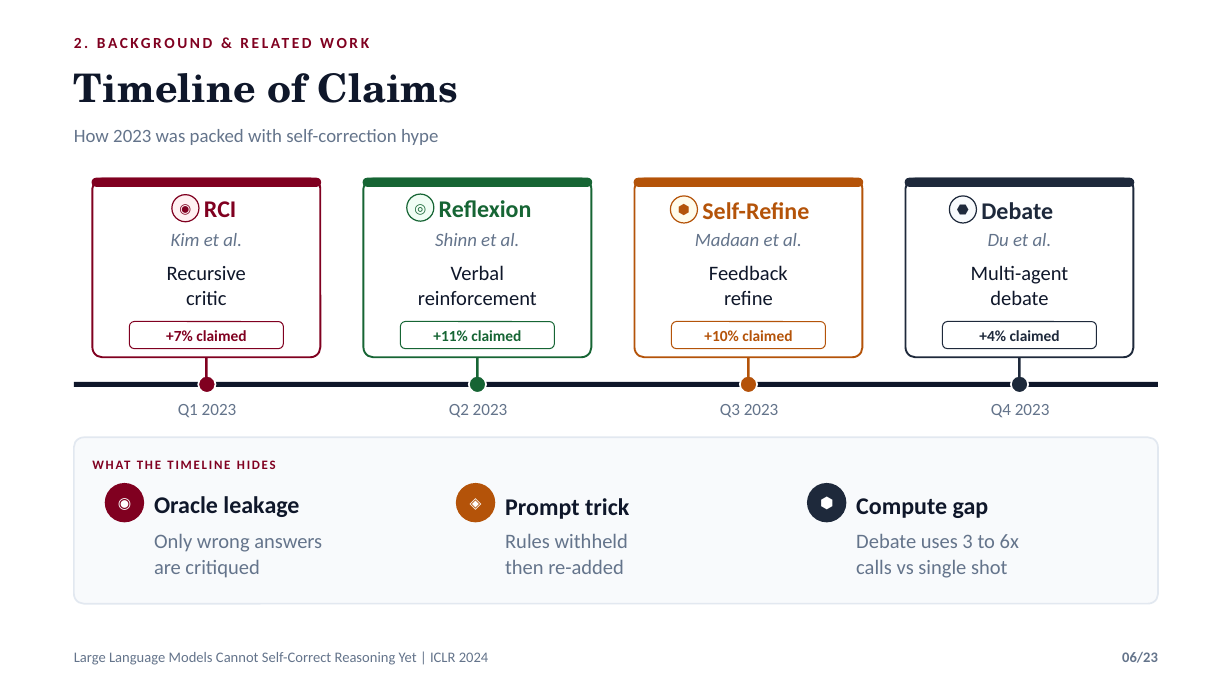
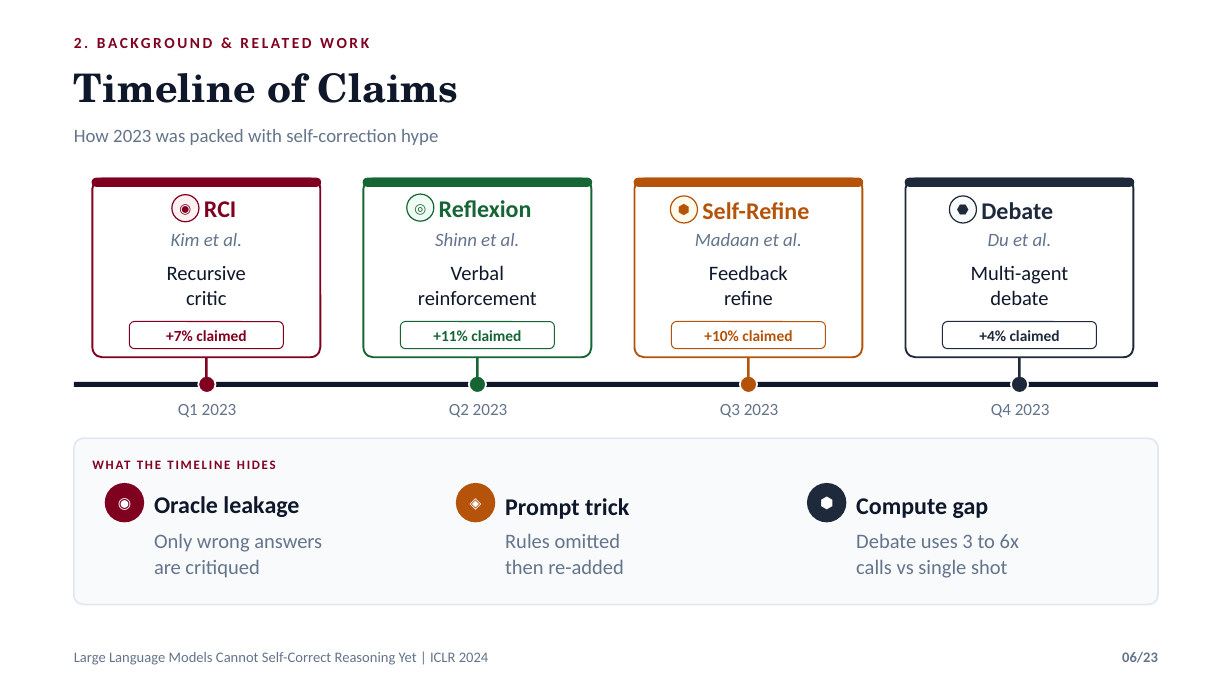
Before and after one commit to nafiskabbo/presentation, a slide deck: slide 6 of output/LLM_Self_Correction_ICLR2024_Group_Presentation-final.pptx. Drawn at 1232x693 pixels with LibreOffice and Linux fonts; fonts in the diff are those of the drawing. Boxes give left, top, right and bottom in pixels: in the first picture for what was removed or moved away, otherwise in the second. Text is boxed around its words. In the diff, an @@ line names an element or a change of style, - is before the commit and + after.

Commit message:
Update presentation materials: revise the Self-Refine description in the speech scripts to clarify the use of structured feedback checklists, and update the Bangla explanation accordingly. Ensure consistency across all related documents.

```diff
--- a/output/LLM_Self_Correction_ICLR2024_Group_Presentation-final.pptx
+++ b/output/LLM_Self_Correction_ICLR2024_Group_Presentation-final.pptx
@@ text at [505,534,621,548]: text changed @@
-Rules withheld
+Rules omitted
```
Also in this commit, not shown: 4 other files.
